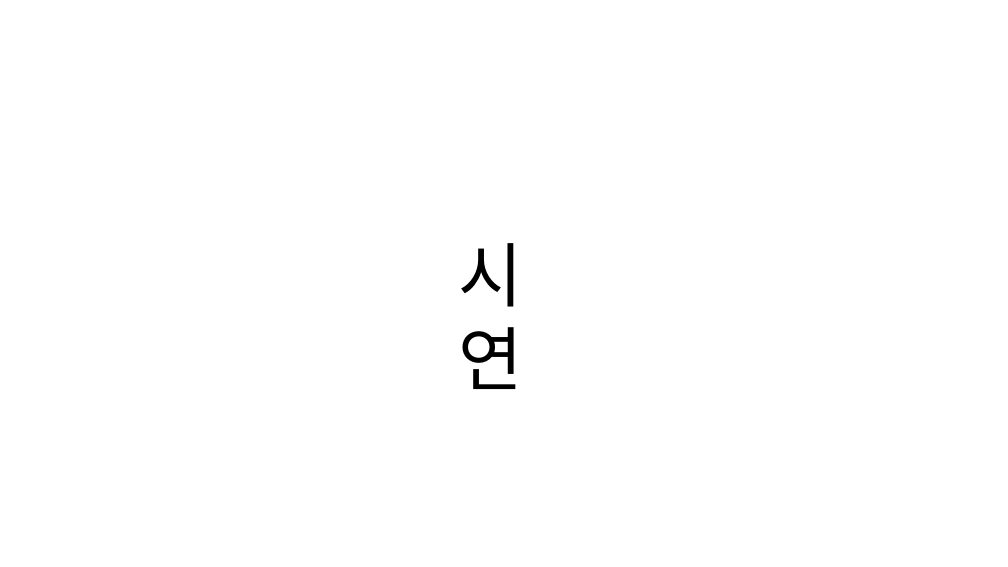
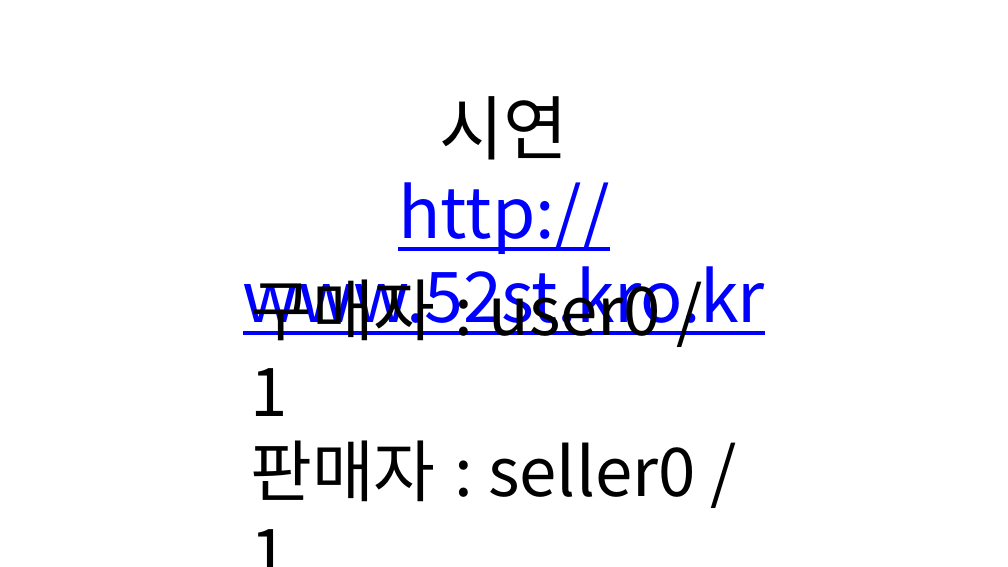
Before and after one commit to StarJ0405/ShoppingMall, a slide deck: slide 24 of 쇼핑몰-프로젝트.pptx. Drawn at 1008x567 pixels with LibreOffice and Linux fonts; fonts in the diff are those of the drawing. Boxes give left, top, right and bottom in pixels: in the first picture for what was removed or moved away, otherwise in the second. Text is boxed around its words. In the diff, an @@ line names an element or a change of style, - is before the commit and + after.

Commit message:
ppt 수정

```diff
--- a/쇼핑몰-프로젝트.pptx
+++ b/쇼핑몰-프로젝트.pptx
@@ text "시연": place and size @@
-text "시연" at bbox=[459, 243, 523, 389]
+text "시연" at bbox=[243, 96, 765, 339]
@@ text at bbox=[440, 96, 568, 160]: alignment left to centre @@
@@ text at bbox=[243, 182, 765, 339]: paragraph added @@
+http://www.52st.kro.kr
@@ text added at bbox=[250, 267, 695, 502], 96 pt, text #000000 @@
+구매자 : user0 / 1
+판매자 : seller0 / 1
```
Also in this commit, not shown: 2 other files.
